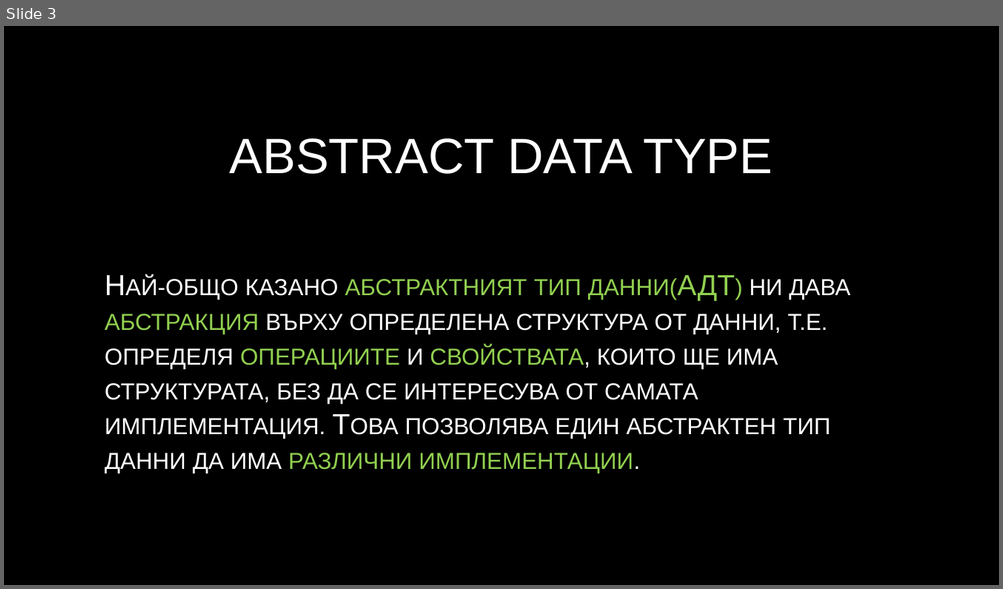
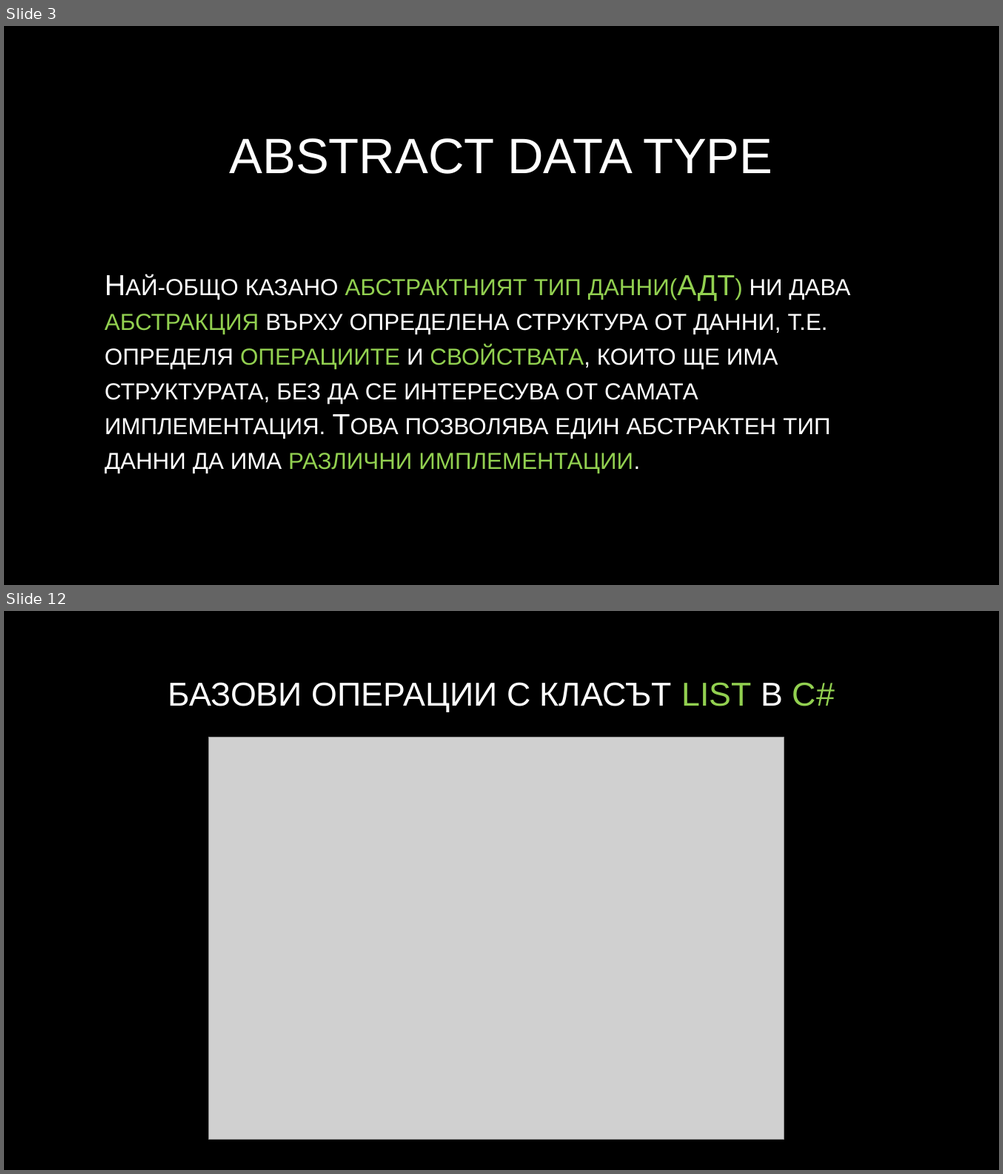
Before and after one commit to velizar92/CSharp-Programming-Presentations, a slide deck: Linear Data Structures.pptx. Shown one above the other, each under a label of ours: slide 3 before the commit, slides 3 and 12 after it; the slides between them are not shown. The pictures are 1003x589 and 1003x1174 pixels, drawn with LibreOffice and Linux fonts; fonts in the diff are those of the drawing; grey boxes stand for pictures; background and template pictures are left out. Boxes give left, top, right and bottom in pixels: in the first picture for what was removed or moved away, otherwise in the second. Text is boxed around its words. In the diff, an @@ line names an element or a change of style, - is before the commit and + after.

```diff
--- a/Linear Data Structures.pptx
+++ b/Linear Data Structures.pptx
@@ slide 12 added at (4,611,999,1170), background picture (left out) @@
@@ title added at (168,682,834,712), 32 pt, text gradient #FFFFFF to #A6A6A6 @@
+БАЗОВИ ОПЕРАЦИИ С КЛАСЪТ LIST В C#
@@ picture added at (209,738,784,1140) @@
```
Also in this commit, not shown: 6 slides changed, 5 other slides added.
